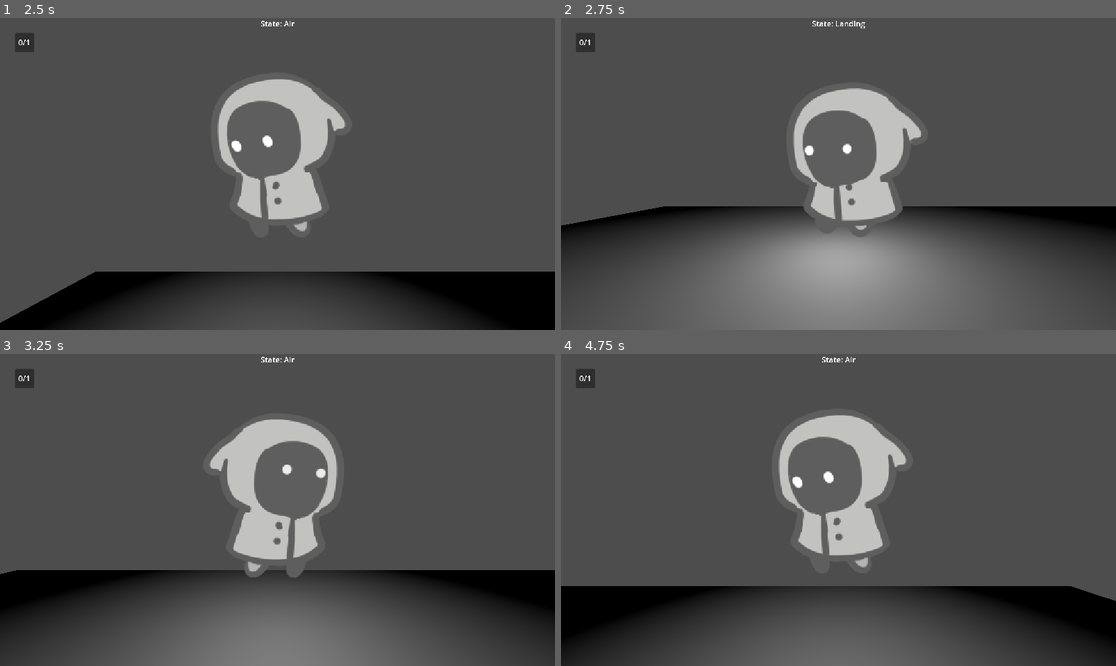
Above: before the commit, frames 1-4 (two rows, left to right).
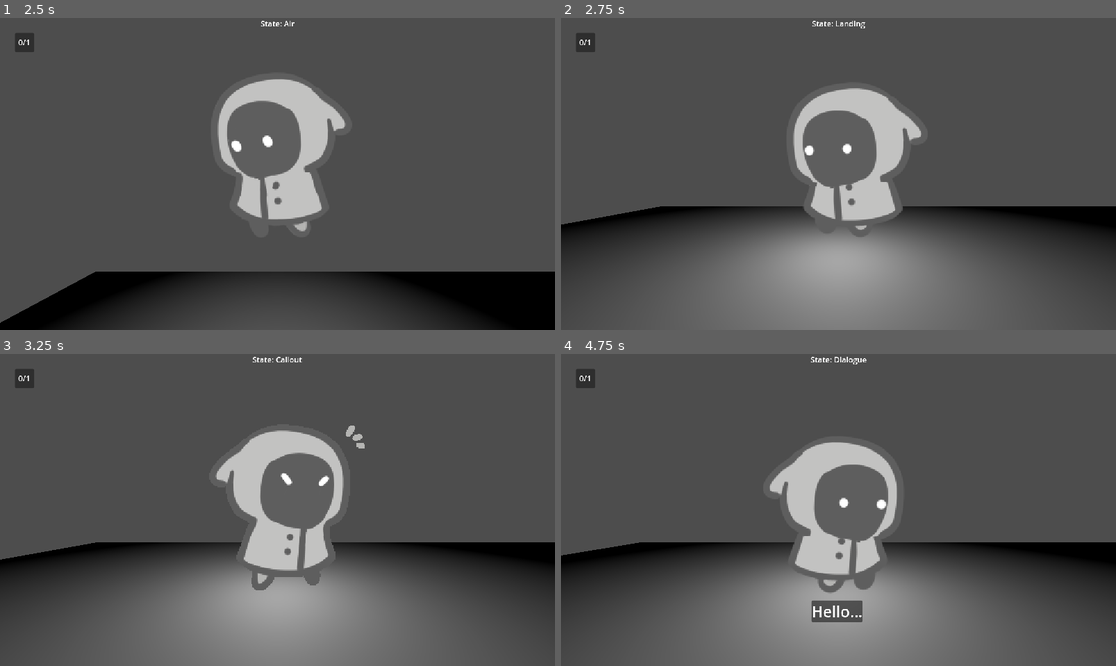
Above: after the commit, the same moments.

Repository: fina-rune/new-spawns-gwj82
Game: Godot game, scene res://scenes/UI/main_menu.tscn
The game is run twice, just before and just after one commit, with the same random seed, the same clock (stepped at 60 frames per second) and the same inputs.
Inputs:
- Up to frame 1 (2.5 s): click "Play Game" at 0.5 s; tap Enter at 1.25 s; hold D (move_right) 1.28-2.03 s; hold E (callout) 1.28-2.03 s; tap Space (jump) at 1.52, 1.55, 1.82, 2.1, 2.27 s; hold A (move_left) from 2.03 s (still down); tap E (callout) at 2.3 s
- Up to frame 2 (2.75 s): keep holding A (move_left); tap Space (jump) at 2.57 s
- Up to frame 3 (3.25 s): release A (move_left) at 2.78 s; hold D (move_right) from 2.78 s (still down); hold E (callout) from 2.78 s (still down); tap Space (jump) at 3.05 s
- Up to frame 4 (4.75 s): release E (callout) at 3.53 s; tap E (callout) at 3.6 s; tap Space (jump) at 3.77, 4.07 s; release D (move_right) at 4.28 s; hold A (move_left) from 4.28 s (still down); hold Space (jump) from 4.28 s (still down)

Frame 1 is identical in both runs. In frame 2, less than 0.1% of the frame differs, in the area x 0-19%, y 60-67%; in frame 3, 30%; in frame 4, 38%, in the area x 0-100%, y 0-100%.

Commit message:
State Machine Overhaul

Diff:
--- a/new-spawns-gwj82/scenes/Player/player.tscn
+++ b/new-spawns-gwj82/scenes/Player/player.tscn
@@ -376,23 +376,34 @@
 advance_mode = 2
 
 [sub_resource type="AnimationNodeStateMachineTransition" id="AnimationNodeStateMachineTransition_dl1wr"]
+advance_mode = 2
+advance_expression = "velocity.y > 0 or not is_on_floor()"
 
 [sub_resource type="AnimationNodeStateMachineTransition" id="AnimationNodeStateMachineTransition_uxo23"]
+advance_mode = 2
+advance_expression = "is_on_floor()"
 
 [sub_resource type="AnimationNodeStateMachineTransition" id="AnimationNodeStateMachineTransition_n7rn1"]
 switch_mode = 2
 advance_mode = 2
 
 [sub_resource type="AnimationNodeStateMachineTransition" id="AnimationNodeStateMachineTransition_jxtnq"]
+advance_mode = 2
+advance_condition = &"callout"
 
 [sub_resource type="AnimationNodeStateMachineTransition" id="AnimationNodeStateMachineTransition_t6q27"]
 switch_mode = 2
 advance_mode = 2
+advance_condition = &"move"
 
 [sub_resource type="AnimationNodeStateMachineTransition" id="AnimationNodeStateMachineTransition_wyey8"]
 switch_mode = 2
+advance_mode = 2
+advance_condition = &"dialogue"
 
 [sub_resource type="AnimationNodeStateMachineTransition" id="AnimationNodeStateMachineTransition_1bwnf"]
+advance_mode = 2
+advance_condition = &"move"
 
 [sub_resource type="AnimationNodeStateMachine" id="AnimationNodeStateMachine_qhqgy"]
 states/Callout/node = SubResource("AnimationNodeAnimation_7tfl1")
@@ -406,7 +417,7 @@
 states/Move/node = SubResource("AnimationNodeBlendSpace1D_3vyb7")
 states/Move/position = Vector2(543, 100)
 transitions = ["Start", "Move", SubResource("AnimationNodeStateMachineTransition_g2els"), "Move", "Jump", SubResource(" …(505 unchanged characters)…
-graph_offset = Vector2(204, -26)
+graph_offset = Vector2(372.429, 65.2952)
 
 [sub_resource type="BoxShape3D" id="BoxShape3D_g2els"]
 
@@ -422,41 +433,46 @@
 }
 
 [node name="AnimationTree" type="AnimationTree" parent="."]
+active = false
 tree_root = SubResource("AnimationNodeStateMachine_qhqgy")
+advance_expression_base_node = NodePath("..")
 anim_player = NodePath("../AnimationPlayer")
+parameters/conditions/callout = false
+parameters/conditions/dialogue = false
+parameters/conditions/move = false
 parameters/Move/blend_position = -0.00149256
 
 [node name="CollisionShape3D" type="CollisionShape3D" parent="."]
 transform = Transform3D(1.5, 0, 0, 0, 1.6, 0, 0, 0, 0.5, 0, 0, 0)
 shape = SubResource("BoxShape3D_g2els")
 
-[node name="StateMachine" type="Node" parent="." node_paths=PackedStringArray("player", "current_state", "animation_tree")]
+[node name="State Machine" type="Node" parent="." node_paths=PackedStringArray("animation_tree", "initial_state", "character")]
 script = ExtResource("3_qhqgy")
-player = NodePath("..")
-current_state = NodePath("Ground")
 animation_tree = NodePath("../AnimationTree")
-
-[node name="Ground" type="Node" parent="StateMachine" node_paths=PackedStringArray("air_state", "callout_state")]
+initial_state = NodePath("Ground")
+character = NodePath("..")
+
+[node name="Ground" type="Node" parent="State Machine" node_paths=PackedStringArray("air_state", "callout_state")]
 script = ExtResource("4_uiqp4")
 air_state = NodePath("../Air")
 callout_state = NodePath("../Callout")
 
-[node name="Air" type="Node" parent="StateMachine" node_paths=PackedStringArray("landing_state")]
+[node name="Air" type="Node" parent="State Machine" node_paths=PackedStringArray("landing_state")]
 script = ExtResource("5_hvfru")
 landing_state = NodePath("../Landing")
 
-[node name="Landing" type="Node" parent="StateMachine" node_paths=PackedStringArray("ground_state")]
+[node name="Landing" type="Node" parent="State Machine" node_paths=PackedStringArray("ground_state")]
 script = ExtResource("6_hvfru")
 ground_state = NodePath("../Ground")
 can_move = false
 
-[node name="Callout" type="Node" parent="StateMachine" node_paths=PackedStringArray("ground_state", "dialogue_state")]
+[node name="Callout" type="Node" parent="State Machine" node_paths=PackedStringArray("ground_state", "dialogue_state")]
 script = ExtResource("10_n7rn1")
-can_move = false
 ground_state = NodePath("../Ground")
 dialogue_state = NodePath("../Dialogue")
-
-[node name="Dialogue" type="Node" parent="StateMachine" node_paths=PackedStringArray("ground_state")]
+can_move = false
+
+[node name="Dialogue" type="Node" parent="State Machine" node_paths=PackedStringArray("ground_state")]
 script = ExtResource("12_jxtnq")
 ground_state = NodePath("../Ground")
 can_move = false
@@ -471,9 +487,9 @@
 grow_horizontal = 2
 text = "State:"
 script = ExtResource("7_a06cl")
-state_machine = NodePath("../StateMachine")
+state_machine = NodePath("../State Machine")
 
 [node name="OmniLight3D" type="OmniLight3D" parent="."]
 
-[connection signal="animation_finished" from="AnimationTree" to="StateMachine/Landing" method="_on_animation_tree_animation_finished"]
-[connection signal="animation_finished" from="AnimationTree" to="StateMachine/Callout" method="_on_animation_tree_animation_finished"]
+[connection signal="animation_finished" from="AnimationTree" to="State Machine/Landing" method="_on_animation_tree_animation_finished"]
+[connection signal="animation_finished" from="AnimationTree" to="State Machine/Callout" method="_on_animation_tree_animation_finished"]
--- a/new-spawns-gwj82/scripts/Player/air_state.gd
+++ b/new-spawns-gwj82/scripts/Player/air_state.gd
@@ -1,14 +1,8 @@
 class_name AirState
-
 extends State
 
 @export var landing_state: State
-@export var landing_animation: String = "Land"
 
-func state_process(_delta: float) -> void:
-	if player.is_on_floor():
-		next_state = landing_state
-
-func on_exit() -> void:
-	if next_state == landing_state:
-		playback.travel(landing_animation)
+func physics_update(_delta: float) -> void:
+	if character.is_on_floor():
+		Transitioned.emit(self, landing_state.name)
--- a/new-spawns-gwj82/scripts/Player/callout_state.gd
+++ b/new-spawns-gwj82/scripts/Player/callout_state.gd
@@ -2,19 +2,18 @@
 extends State
 
 @export var callout_animation: String = "callout"
-@export var dialogue_animation_name: String = "Dialogue"
 @export var ground_state: State
 @export var dialogue_state: State
 
-func on_enter() -> void:
-	if player.overlapped_item:
-		SignalBus.callout_connected.emit()
-	else:
-		print("Made it here.")
-		next_state = dialogue_state
-		playback.travel(dialogue_animation_name)
-
+func exit() -> void:
+	animation_tree.set("parameters/conditions/callout", false)
 
 func _on_animation_tree_animation_finished(anim_name: StringName) -> void:
 	if anim_name == callout_animation:
-		next_state = ground_state
+		if character.overlapped_item:
+			SignalBus.callout_connected.emit()
+			Transitioned.emit(self, ground_state.name)
+			animation_tree.set("parameters/conditions/move", true)
+		else:
+			Transitioned.emit(self, dialogue_state.name)
+			animation_tree.set("parameters/conditions/dialogue", true)
--- a/new-spawns-gwj82/scripts/Player/dialogue_state.gd
+++ b/new-spawns-gwj82/scripts/Player/dialogue_state.gd
@@ -2,21 +2,21 @@
 extends State
 
 @export var ground_state: State
-@export var ground_animation_name: String = "Move"
 
 var dialog_panel: Control
 
-func on_enter() -> void:
+func enter() -> void:
+	animation_tree.set("parameters/conditions/dialogue", false)
 	print("Showing dialogue")
 	dialog_panel = get_node("/root/World/DialogCanvas/DialogPanel")
 	if dialog_panel:
 		dialog_panel.visible = true
 
-func state_input(event: InputEvent) -> void:
-	if event.is_action_pressed("callout"):
+func physics_update(_delta: float) -> void:
+	if Input.is_action_pressed("callout"):
 		print("Showing/hiding dialog...")
 		if dialog_panel:
 			print("Hiding dialog...")
 			dialog_panel.visible = false
-			next_state = ground_state
-			playback.travel(ground_animation_name)
+			Transitioned.emit(self, ground_state.name)
+			animation_tree.set("parameters/conditions/move", true)
--- a/new-spawns-gwj82/scripts/Player/ground_state.gd
+++ b/new-spawns-gwj82/scripts/Player/ground_state.gd
@@ -1,5 +1,4 @@
 class_name GroundState
-
 extends State
 
 @export var jump_velocity: float = 4.5
@@ -7,25 +6,17 @@
 @export var air_state: State
 @export var callout_state: State
 
-@export var jump_animation: String = "Jump"
-@export var callout_animation: String = "Callout"
+func enter() -> void:
+	animation_tree.set("parameters/conditions/move", false)
 
-func state_process(_delta: float) -> void:
-	if !player.is_on_floor():
-		to_jump_state()
+func physics_update(_delta: float) -> void:
+	if not character.is_on_floor():
+		Transitioned.emit(self, air_state.name)
 
-func state_input(event: InputEvent) -> void:
-	if event.is_action_pressed("jump") and player.is_on_floor():
-		player.velocity.y = jump_velocity
-		to_jump_state()
+	if Input.is_action_just_pressed("jump"):
+		character.velocity.y += jump_velocity
+		Transitioned.emit(self, air_state.name)
 
-	if event.is_action_pressed("callout") and player.is_on_floor():
-		to_callout_state()
-
-func to_jump_state() -> void:
-	next_state = air_state
-	playback.travel(jump_animation)
-
-func to_callout_state() -> void:
-	next_state = callout_state
-	playback.travel(callout_animation)
+	if Input.is_action_just_pressed("callout"):
+		Transitioned.emit(self, callout_state.name)
+		animation_tree.set("parameters/conditions/callout", true)
--- a/new-spawns-gwj82/scripts/Player/landing_state.gd
+++ b/new-spawns-gwj82/scripts/Player/landing_state.gd
@@ -8,4 +8,4 @@
 
 func _on_animation_tree_animation_finished(anim_name: StringName) -> void:
 	if anim_name == landing_animation_name:
-		next_state = ground_state
+		Transitioned.emit(self, ground_state.name)
--- a/new-spawns-gwj82/scripts/Player/player.gd
+++ b/new-spawns-gwj82/scripts/Player/player.gd
@@ -4,7 +4,7 @@
 
 @onready var animation_tree: AnimationTree = $AnimationTree
 @onready var player_sprite: Sprite3D = $Sprite3D
-@onready var state_machine: StateMachine = $StateMachine
+@onready var state_machine: StateMachine = $"State Machine"
 
 
 @export var item_counter_label: RichTextLabel
@@ -27,7 +27,7 @@
 		item.item_collected.connect(on_item_collected)
 
 func _physics_process(delta: float) -> void:
-	if state_machine.can_player_move():
+	if state_machine.can_character_move():
 		if not is_on_floor():
 			velocity += get_gravity() * delta
 
--- a/new-spawns-gwj82/scripts/Player/state.gd
+++ b/new-spawns-gwj82/scripts/Player/state.gd
@@ -1,21 +1,21 @@
+class_name State
 extends Node
 
-class_name State
+signal Transitioned
 
 @export var can_move: bool = true
 
-var player: CharacterBody3D
-var next_state: State
-var playback : AnimationNodeStateMachinePlayback
+var animation_tree: AnimationTree
+var character: CharacterBody3D
 
-func state_process(_delta: float) -> void:
+func enter() -> void:
 	pass
 
-func state_input(_event: InputEvent) -> void:
+func exit() -> void:
 	pass
 
-func on_enter() -> void:
+func update(_delta: float) -> void:
 	pass
 
-func on_exit() -> void:
+func physics_update(_delta: float) -> void:
 	pass
--- a/new-spawns-gwj82/scripts/Player/state_machine.gd
+++ b/new-spawns-gwj82/scripts/Player/state_machine.gd
@@ -1,40 +1,48 @@
 class_name StateMachine
-
 extends Node
 
-@export var player: CharacterBody3D
-@export var current_state: State
 @export var animation_tree: AnimationTree
+@export var initial_state: State
+@export var character: CharacterBody3D
 
-var states: Array[State]
+var current_state: State
+
+var states: Dictionary[StringName, State] = {}
 
 func _ready() -> void:
 	for child: Node in get_children():
 		if child is State:
-			states.append(child)
-			child.player = player
-			child.playback = animation_tree["parameters/playback"]
+			states[child.name.to_lower()] = child
+			child.Transitioned.connect(on_child_transition)
+			if character:
+				child.character = character
+				child.animation_tree = animation_tree
 
-		else:
-			push_warning("Child " + child.name + " is not a State in StateMachine.")
+		if initial_state:
+			initial_state.enter()
+			current_state = initial_state
+
+func _process(delta: float) -> void:
+	if current_state:
+		current_state.update(delta)
 
 func _physics_process(delta: float) -> void:
-	if current_state.next_state:
-		switch_states(current_state.next_state)
+	if current_state:
+		current_state.physics_update(delta)
 
-	current_state.state_process(delta)
+func on_child_transition(state: State, new_state_name: StringName) -> void:
+	if state != current_state:
+		return
 
+	var new_state: State = states.get(new_state_name.to_lower())
+	if !new_state:
+		return
 
-func can_player_move() -> bool:
+	if current_state:
+		current_state.exit()
+
+	new_state.enter()
+	current_state = new_state
+
+func can_character_move() -> bool:
 	return current_state.can_move
-
-func switch_states(new_state: State) -> void:
-	if current_state:
-		current_state.on_exit()
-		current_state.next_state = null
-
-	current_state = new_state
-	current_state.on_enter()
-
-func _input(event: InputEvent) -> void:
-	current_state.state_input(event)
Not shown: 1 places in new-spawns-gwj82/scenes/Player/player.tscn that only renumber resources
